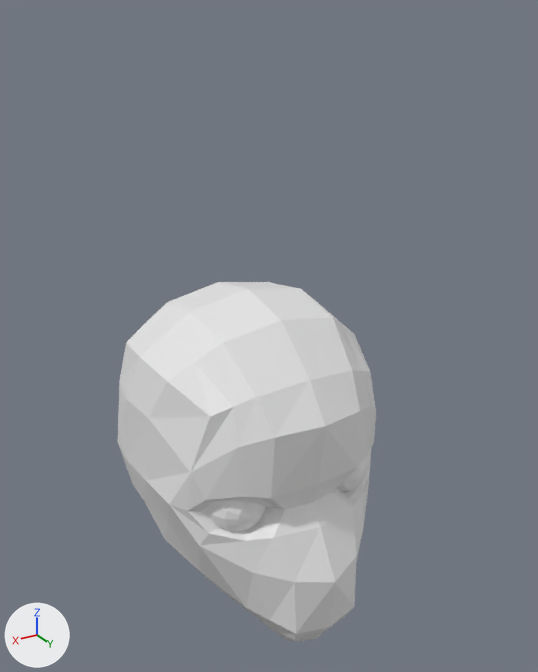
Before and after pictures for a commit that changed the Blender file Character modelling/Character/Character_1.blend.
Rendered twice from a camera (50 mm lens) standing at (0.243, 0.43, 1.911) and looking at (-0.003, 0.019, 1.706). The axes (+X, +Y, +Z) are drawn at lower left. The lights are the same throughout.
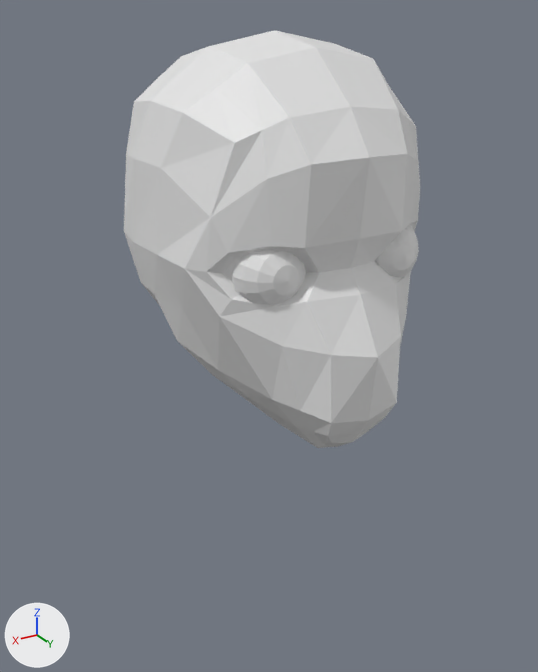
The change, as a list of edits to the scene's bpy script:
```text
Change ob_roundcube_001:
    ob_roundcube_001.location: (0.008, 0.01, 1.6158) -> (-0.0053, 0.0228, 1.7793)
Change ob_sphere:
    ob_sphere.location: (-0.0337, 0.0629, 1.6149) -> (-0.0469, 0.0832, 1.7784)
Change ob_sphere_001:
    ob_sphere_001.location: (0.0493, 0.0629, 1.6149) -> (0.0361, 0.0832, 1.7784)
```

Location of each change, [x1, y1, x2, y2] in pixels of the pictures (538 x 672 px):
'Roundcube.001', moved: before [118, 282, 376, 642]; after [124, 30, 420, 448]
'Sphere.001', moved: before [212, 501, 266, 532]; after [232, 250, 306, 305]
'Sphere', moved: before [337, 455, 367, 492]; after [375, 225, 419, 278]
